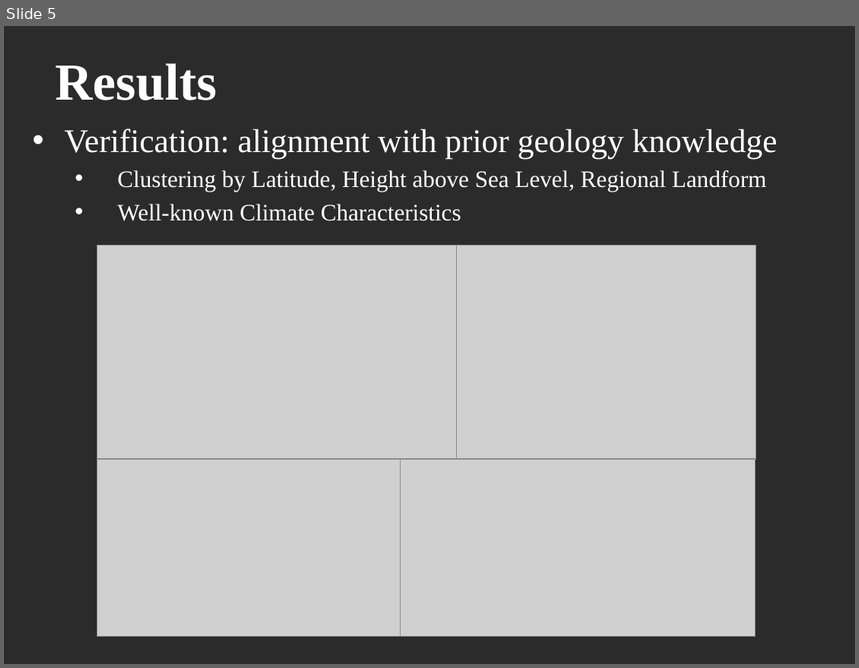
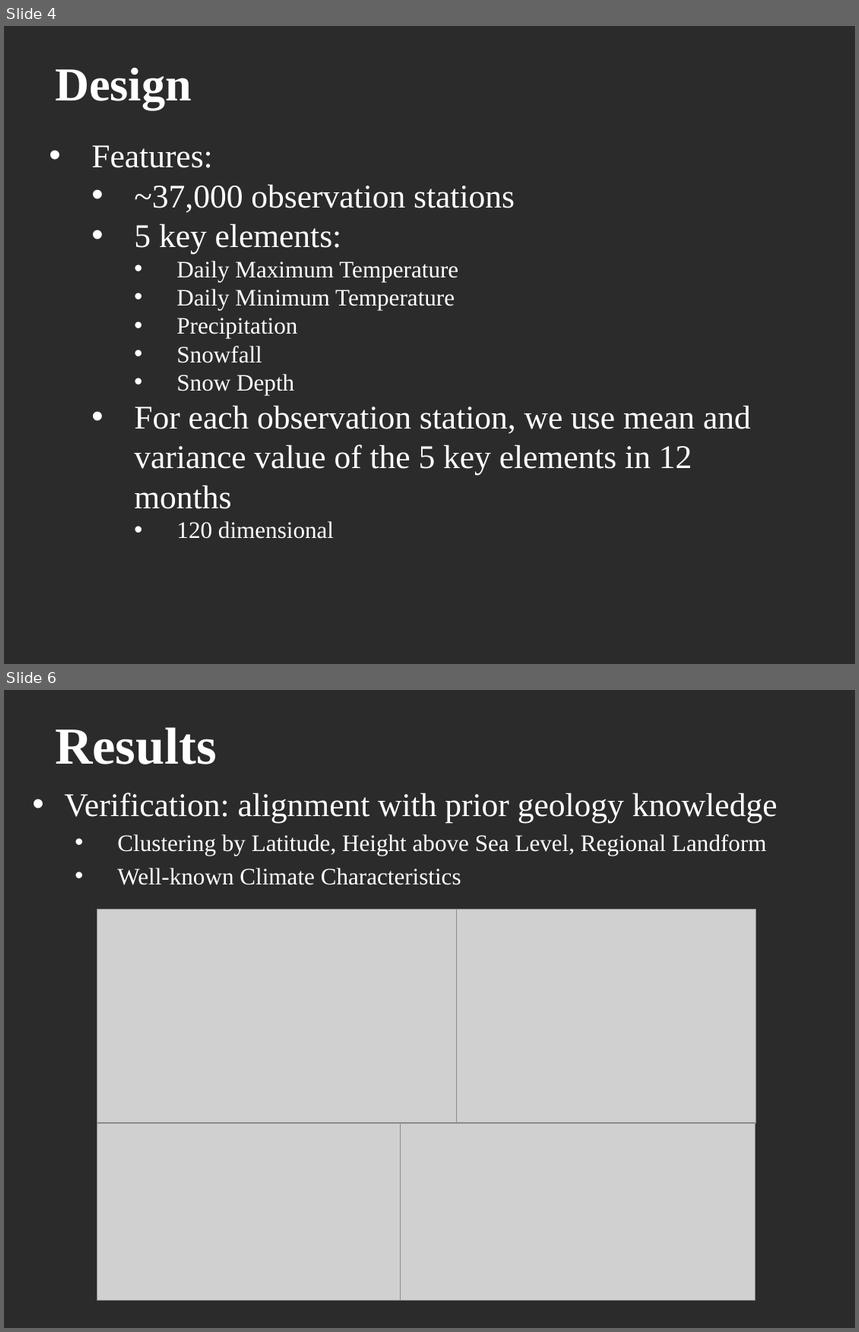
Before and after one commit to raynald/ETH_BBBigData, a slide deck: report/Milestone 2.pptx. Shown one above the other, each under a label of ours: slide 5 before the commit, slides 4 and 6 after it; the slides between them are not shown. The pictures are 859x668 and 859x1332 pixels, drawn with LibreOffice and Linux fonts; fonts in the diff are those of the drawing; grey boxes stand for pictures; background and template pictures are left out; a plain dark background stands for a picture behind light text. Boxes give left, top, right and bottom in pixels: in the first picture for what was removed or moved away, otherwise in the second. Text is boxed around its words. In the diff, an @@ line names an element or a change of style, - is before the commit and + after.

Commit message:
update on design part

```diff
--- a/report/Milestone 2.pptx
+++ b/report/Milestone 2.pptx
@@ slide 4 added at [4,26,855,664], background picture (left out) @@
@@ title added at [55,68,192,110], 40 pt, text #FFFFFF, bold @@
+Design
@@ text added at [91,145,751,539], 28 pt, text #FFFFFF @@
+• Features:
+  • ~37,000 observation stations
+  • 5 key elements:
+    • Daily Maximum Temperature
+    • Daily Minimum Temperature
+    • Precipitation
+    • Snowfall
+    • Snow Depth
+  • For each observation station, we use mean and variance value of the 5 key elements in 12 months
+    • 120 dimensional
@@ what was slide 5 is now slide 6 @@
```
Also in this commit, not shown: 1 other slide added, 1 slide removed.
